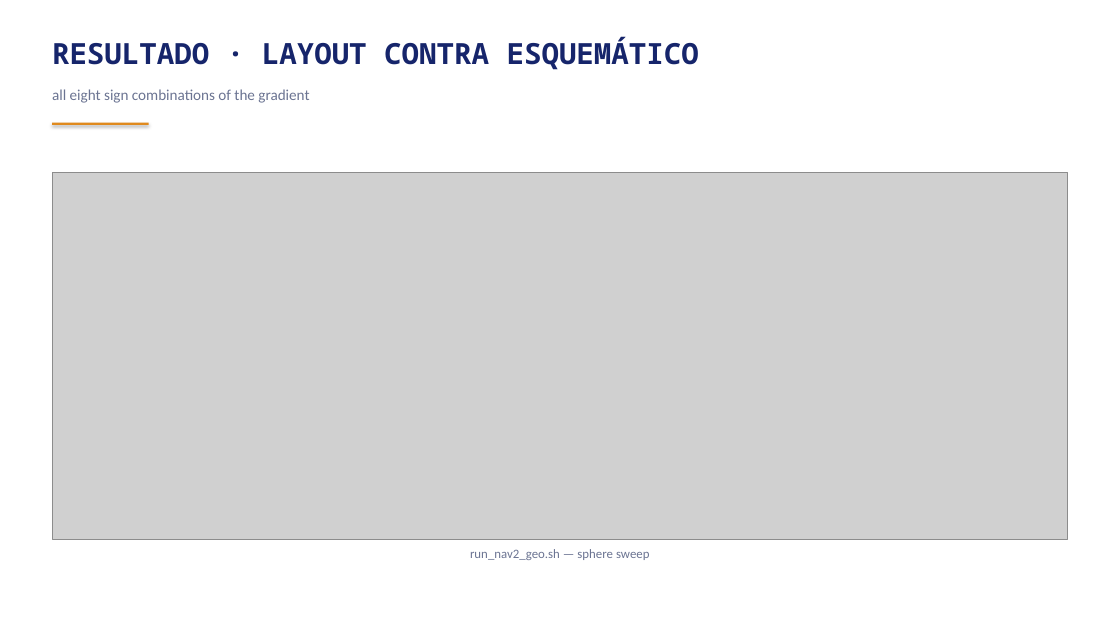
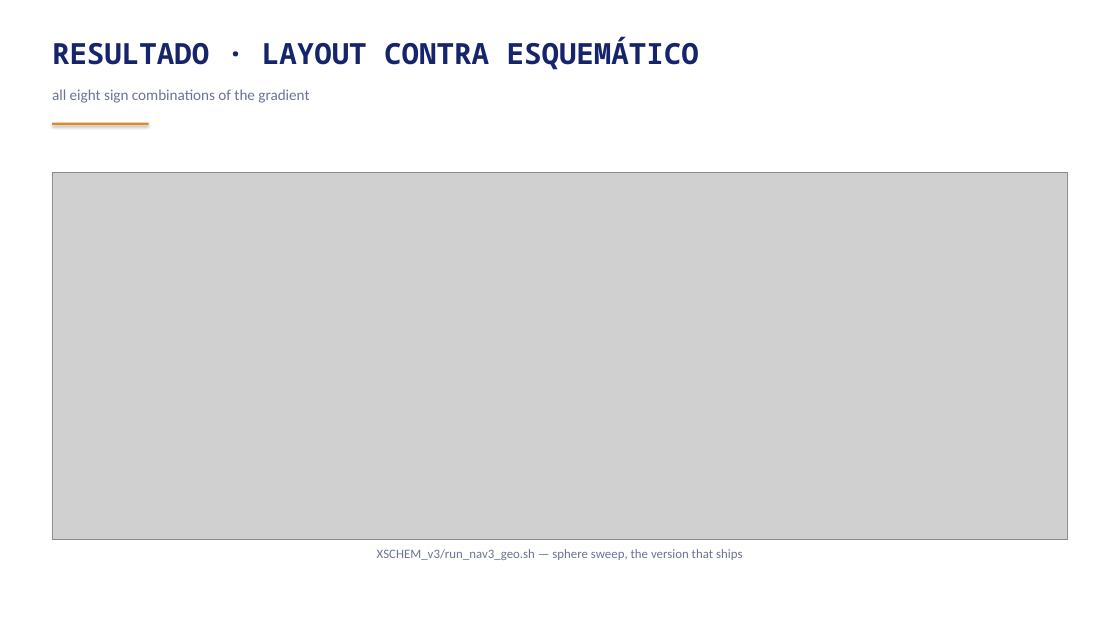
Before and after one commit to AnBuiUCI/sscs-2026-zotnetic, a slide deck: slide 62 of FINAL/reportes/reporte_zotnetic_ES.pptx. Drawn at 1120x630 pixels with LibreOffice and Linux fonts; fonts in the diff are those of the drawing; grey boxes stand for pictures. Boxes give left, top, right and bottom in pixels: in the first picture for what was removed or moved away, otherwise in the second. Text is boxed around its words. In the diff, an @@ line names an element or a change of style, - is before the commit and + after.

```diff
--- a/FINAL/reportes/reporte_zotnetic_ES.pptx
+++ b/FINAL/reportes/reporte_zotnetic_ES.pptx
@@ text at box(377, 549, 742, 560): text changed @@
-run_nav2_geo.sh — sphere sweep
+XSCHEM_v3/run_nav3_geo.sh — sphere sweep, the version that ships
```
Also in this commit, not shown: 4 other files.
